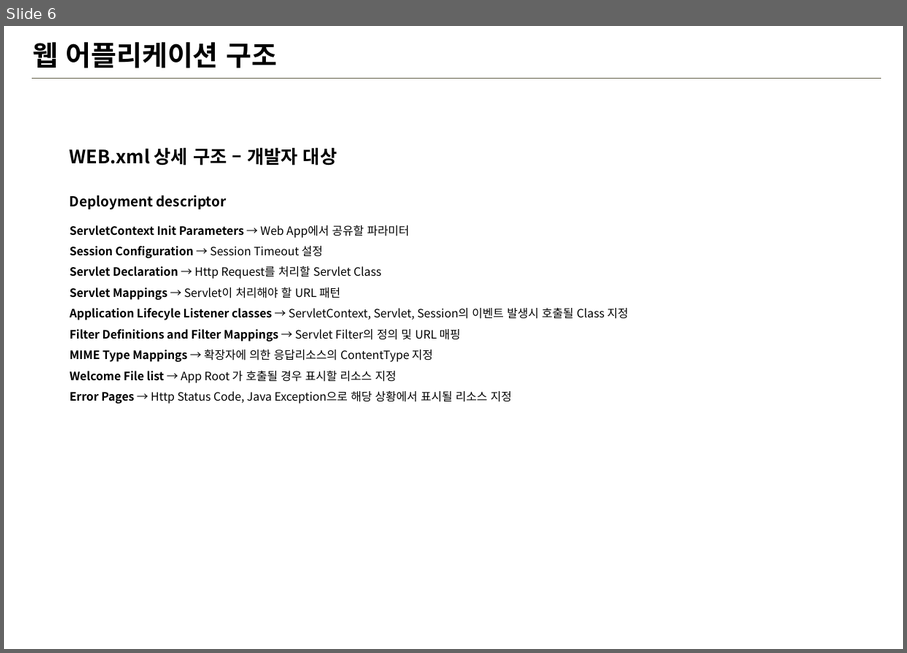
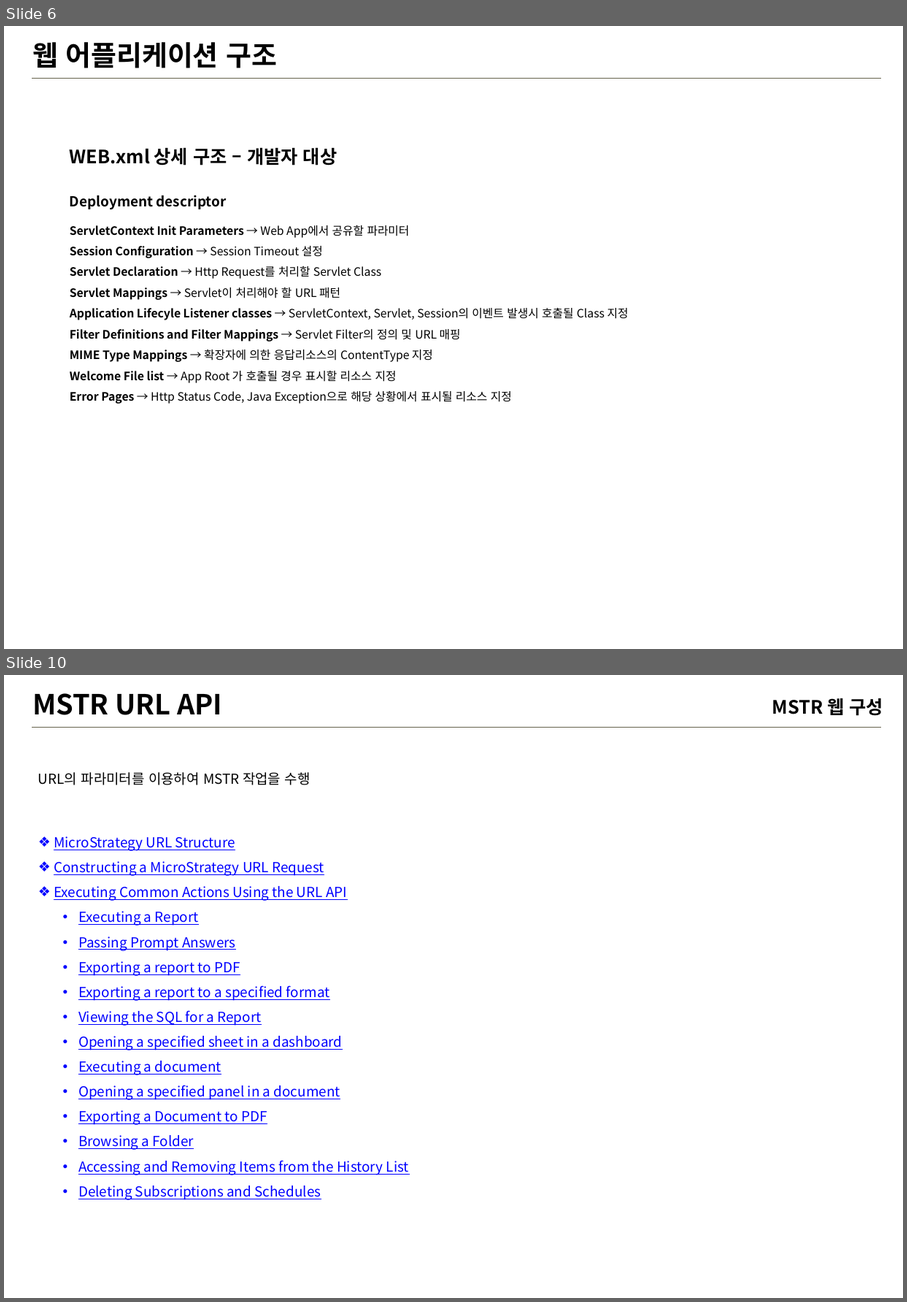
Before and after one commit to iused5/document, a slide deck: MSTR 웹교육/MSTR-웹.pptx. Shown one above the other, each under a label of ours: slide 6 before the commit, slides 6 and 10 after it; the slides between them are not shown. The pictures are 907x653 and 907x1302 pixels, drawn with LibreOffice and Linux fonts; fonts in the diff are those of the drawing; background and template pictures are left out. Boxes give left, top, right and bottom in pixels: in the first picture for what was removed or moved away, otherwise in the second. Text is boxed around its words. In the diff, an @@ line names an element or a change of style, - is before the commit and + after.

```diff
--- a/MSTR 웹교육/MSTR-웹.pptx
+++ b/MSTR 웹교육/MSTR-웹.pptx
@@ slide 10 added at (4,675,903,1298), background #FFFFFF; not listed: 2 template elements that a slide beside it also shows @@
@@ title added at (32,693,222,715), 24 pt, text #000000, bold @@
+MSTR URL API
@@ text added at (773,698,883,716), 16 pt, text #000000, bold @@
+MSTR 웹 구성
@@ text added at (38,772,409,1200), 12 pt, text #0000FF, underline @@
+URL의 파라미터를 이용하여 MSTR 작업을 수행
+❖ MicroStrategy URL Structure
+❖ Constructing a MicroStrategy URL Request
+❖ Executing Common Actions Using the URL API
+• Executing a Report
+• Passing Prompt Answers
+• Exporting a report to PDF
+• Exporting a report to a specified format
+• Viewing the SQL for a Report
+• Opening a specified sheet in a dashboard
+• Executing a document
+• Opening a specified panel in a document
+• Exporting a Document to PDF
+• Browsing a Folder
+• Accessing and Removing Items from the History List
+• Deleting Subscriptions and Schedules
```
Also in this commit, not shown: 4 slides changed.
